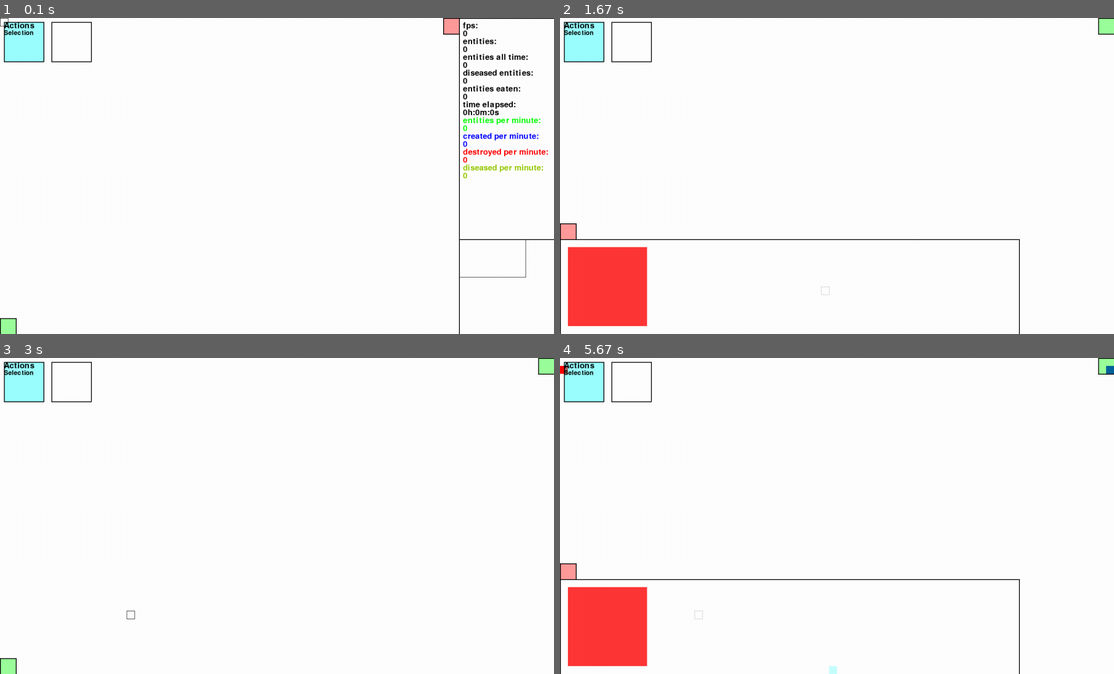
Above: before the commit, frames 1-4 (two rows, left to right).
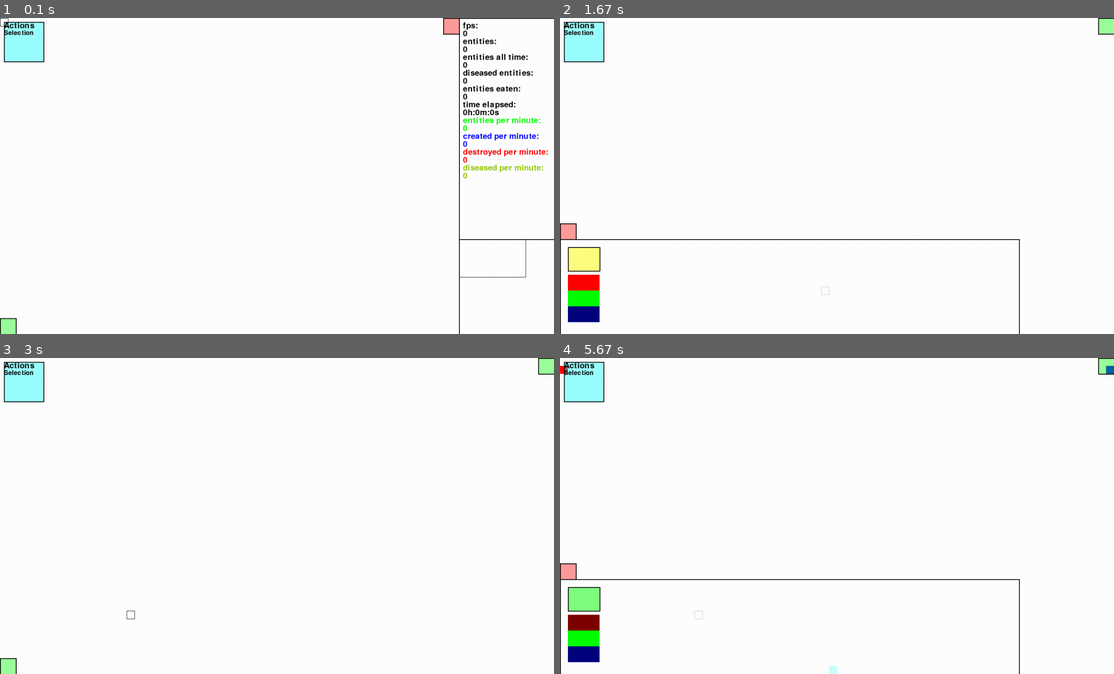
Above: after the commit, the same moments.

Repository: sbwhitt/pygame-life-simulation
Game: pygame game, started from main.py
The game is run twice, just before and just after one commit, with the same random seed, the same clock (stepped at 60 frames per second) and the same inputs.
Inputs (mouse positions are in pixels of both pictures, inside the frame that each line leads up to):
- Up to frame 1 (0.1 s): no input
- Up to frame 2 (1.67 s): click (1008, 24) at 0.38 s; press the mouse at (582, 315) at 0.7 s; move the mouse to (609, 239) at 0.8 s; release the mouse at (637, 166) at 0.93 s; tap Enter at 1 s; press the mouse at (565, 324) at 1.37 s; move the mouse to (698, 308) at 1.47 s; release the mouse at (825, 289) at 1.6 s
- Up to frame 3 (3 s): press the mouse at (22, 380) at 1.7 s; move the mouse to (210, 408) at 1.8 s; release the mouse at (404, 437) at 1.93 s; press the mouse at (22, 655) at 2.03 s; move the mouse to (99, 642) at 2.13 s; release the mouse at (177, 629) at 2.27 s; press the mouse at (5, 572) at 2.37 s; move the mouse to (199, 522) at 2.47 s; release the mouse at (393, 474) at 2.6 s; press the mouse at (22, 380) at 2.7 s; move the mouse to (77, 497) at 2.8 s; release the mouse at (132, 613) at 2.93 s
- Up to frame 4 (5.67 s): press the mouse at (1108, 364) at 3.03 s; move the mouse to (875, 497) at 3.13 s; release the mouse at (643, 626) at 3.27 s; press the mouse at (1064, 626) at 3.37 s; move the mouse to (892, 579) at 3.47 s; release the mouse at (720, 528) at 3.6 s; press the mouse at (582, 623) at 3.7 s; move the mouse to (726, 525) at 3.8 s; release the mouse at (864, 427) at 3.93 s; press the mouse at (582, 598) at 4.03 s; move the mouse to (737, 553) at 4.13 s; release the mouse at (892, 512) at 4.27 s; tap E at 4.33 s; press the mouse at (1008, 364) at 4.7 s; move the mouse to (953, 500) at 4.8 s; release the mouse at (897, 632) at 4.93 s; press the mouse at (582, 655) at 5.03 s; move the mouse to (609, 595) at 5.13 s; release the mouse at (637, 541) at 5.27 s; press the mouse at (565, 664) at 5.37 s; move the mouse to (632, 639) at 5.47 s; release the mouse at (698, 613) at 5.6 s

The runs differ from the first frame. In frame 1, 0.1% of the frame differs, in the area x 9-17%, y 1-15%; in frame 2, 3.8%; in frame 3, 0.1%; in frame 4, 3.8%, in the area x 1-17%, y 1-98%.

Commit message:
add color picker to bottom panel

Diff:
--- a/src/app.py
+++ b/src/app.py
@@ -12,7 +12,6 @@
 from src.interface.panels.bottom_panel import BottomPanel
 from src.utils.interface_map import InterfaceMap
 from src.interface.picker_menu import PickerMenu
-from src.interface.color_picker import ColorPicker
 
 '''
 x == width == rect.left
@@ -38,7 +37,6 @@
         self.side_panel = SidePanel(self.window)
         self.bottom_panel = BottomPanel()
         self.picker = PickerMenu((0, 0))
-        self.color_picker = ColorPicker((self.picker.style.WIDTH, 0))
 
     def on_init(self) -> None:
         pygame.event.set_allowed([pygame.QUIT, pygame.KEYDOWN, pygame.KEYUP, pygame.MOUSEBUTTONDOWN])
@@ -81,7 +79,6 @@
         self.side_panel.render(self.screen, self.e_man.entities)
         self.bottom_panel.render(self.screen)
         self.picker.render(self.screen)
-        self.color_picker.render(self.screen)
         pygame.display.flip()
 
     def on_cleanup(self) -> None:
@@ -117,13 +114,13 @@
         self.i_map.add_element(self.picker)
         for o in self.picker.options:
             self.i_map.add_element(o)
-        # adding color picker menu
-        self.i_map.add_element(self.color_picker)
-        for o in self.color_picker.options:
-            self.i_map.add_element(o)
         # adding side panel toggle button
         self.i_map.add_element(self.side_panel.panel_button)
+        # adding bottom panel elements
         self.i_map.add_element(self.bottom_panel.panel_button)
+        self.i_map.add_element(self.bottom_panel.color_picker)
+        for o in self.bottom_panel.color_picker.options:
+            self.i_map.add_element(o)
         # adding minimap
         self.i_map.add_element(self.side_panel.minimap)
 
@@ -156,7 +153,6 @@
         # left click is 1 here but 0 elsewhere
         if self.i_map.active and button-1 == settings.LEFT_CLICK:
             self.picker.handle_click(settings.LEFT_CLICK)
-            self.color_picker.handle_click(settings.LEFT_CLICK)
             self.side_panel.handle_click(settings.LEFT_CLICK)
             self.bottom_panel.handle_click(settings.LEFT_CLICK)
 
@@ -171,10 +167,12 @@
             shift = (pygame.K_LSHIFT in self.keys or pygame.K_RIGHT in self.keys)
             self.mouse.execute_left_click(self.picker.selected_option,
                                           self.e_man,
-                                          self.color_picker.current_color,
+                                          self.bottom_panel.color_picker.current_color,
                                           shift)
         if buttons[settings.MIDDLE_CLICK]:
-            self.mouse.spawn_outward(self.e_man, self._get_tile_pos(pygame.mouse.get_pos()), self.color_picker.current_color, self.clock.time)
+            self.mouse.spawn_outward(self.e_man,
+                                     self._get_tile_pos(pygame.mouse.get_pos()),
+                                     self.bottom_panel.color_picker.current_color, self.clock.time)
         else:
             self.mouse.stop_spawn()
         if buttons[settings.RIGHT_CLICK]:
--- a/src/interface/color_picker.py
+++ b/src/interface/color_picker.py
@@ -14,8 +14,7 @@
         self.control_color = color
         InterfaceElement.__init__(self, style, pos)
         self.option = option
-        self.hidden = True
-        self.updated = False
+        self.hidden = False
 
     def render(self, screen: pygame.Surface) -> None:
         self.render_opaque(screen)
@@ -32,7 +31,7 @@
     def __init__(self, pos: tuple):
         style = ColorPickerStyle()
         InterfaceElement.__init__(self, style, pos)
-        self.menu_open = False
+        self.menu_open = True
         self.options = self._build_options([settings.COLOR_PICKER_OPTIONS[0],
                              settings.COLOR_PICKER_OPTIONS[1],
                              settings.COLOR_PICKER_OPTIONS[2]])
@@ -50,8 +49,8 @@
             self.render_border(screen)
 
     def handle_click(self, button: int) -> None:
-        if self._contains_click(button):
-            self._toggle_menu()
+        # if self._contains_click(button):
+        #     self._toggle_menu()
         self._handle_option_click(button)
 
     # helpers
@@ -63,11 +62,11 @@
         for o in self.options:
             o.render(screen)
 
-    def _toggle_menu(self) -> None:
-        self.menu_open = not self.menu_open
-        o: ColorPickerOption
-        for o in self.options:
-            o.hidden = not o.hidden
+    # def _toggle_menu(self) -> None:
+    #     self.menu_open = not self.menu_open
+    #     o: ColorPickerOption
+    #     for o in self.options:
+    #         o.hidden = not o.hidden
 
     def _contains_click(self, button: int) -> bool:
         if button == settings.LEFT_CLICK:
--- a/src/interface/panels/bottom_panel.py
+++ b/src/interface/panels/bottom_panel.py
@@ -4,17 +4,9 @@
 import static.settings as settings
 from src.interface.interface_element import InterfaceElement
 from src.styles.panel_styles import BottomPanelStyle
-from src.styles.panel_styles import BottomPanelOptionStyle
 from src.interface.panels.panel_button import PanelButton
 from src.styles.panel_styles import PanelButtonStyle
-
-
-# placeholder class
-class BottomPanelOption(InterfaceElement):
-    def __init__(self, pos: tuple, color: pygame.Color):
-        style = BottomPanelOptionStyle()
-        style.COLOR = color
-        InterfaceElement.__init__(self, style, pos)
+from src.interface.color_picker import ColorPicker
 
 
 class BottomPanel(InterfaceElement):
@@ -24,21 +16,20 @@
         InterfaceElement.__init__(self, style, pos)
         self.panel_button = PanelButton((0, settings.WINDOW_HEIGHT - PanelButtonStyle.HEIGHT))
         self.panel_open = False
-        self.children = [BottomPanelOption(self.pos, colors.RED)]
+        self.color_picker = ColorPicker(self.pos)
 
     def render(self, screen: pygame.Surface) -> None:
         if self.panel_open:
             self.render_transparent(screen)
             self.render_border(screen)
-            c: BottomPanelOption
-            for c in self.children:
-                c.render(screen)
+            self.color_picker.render(screen)
         self.panel_button.render(screen, self.panel_open)
 
     def handle_click(self, button: int) -> None:
         if self.panel_button.hovering():
             if button == settings.LEFT_CLICK:
                 self.toggle_panel()
+        self.color_picker.handle_click(button)
 
     def toggle_panel(self) -> None:
         self.panel_open = not self.panel_open
--- a/src/styles/panel_styles.py
+++ b/src/styles/panel_styles.py
@@ -39,9 +39,3 @@
 class BottomPanelStyle(Style):
     HEIGHT = 240
     WIDTH = settings.WINDOW_WIDTH-HEIGHT
-
-@dataclass
-class BottomPanelOptionStyle(Style):
-    WIDTH = 200
-    HEIGHT = 200
-    MARGIN = (20, 20)
--- a/src/styles/styles.py
+++ b/src/styles/styles.py
@@ -38,14 +38,14 @@
 
 @dataclass
 class ColorPickerStyle(Style):
-    WIDTH = 100
-    HEIGHT = 100
-    MARGIN = (30, 10)
+    WIDTH = 80
+    HEIGHT = 60
+    MARGIN = (20, 20)
     ALPHA = 100
 
 @dataclass
 class ColorPickerOptionStyle(Style):
-    WIDTH = 100
+    WIDTH = 80
     HEIGHT = 40
     COLOR = colors.BLACK
     MARGIN = (0, 10)
